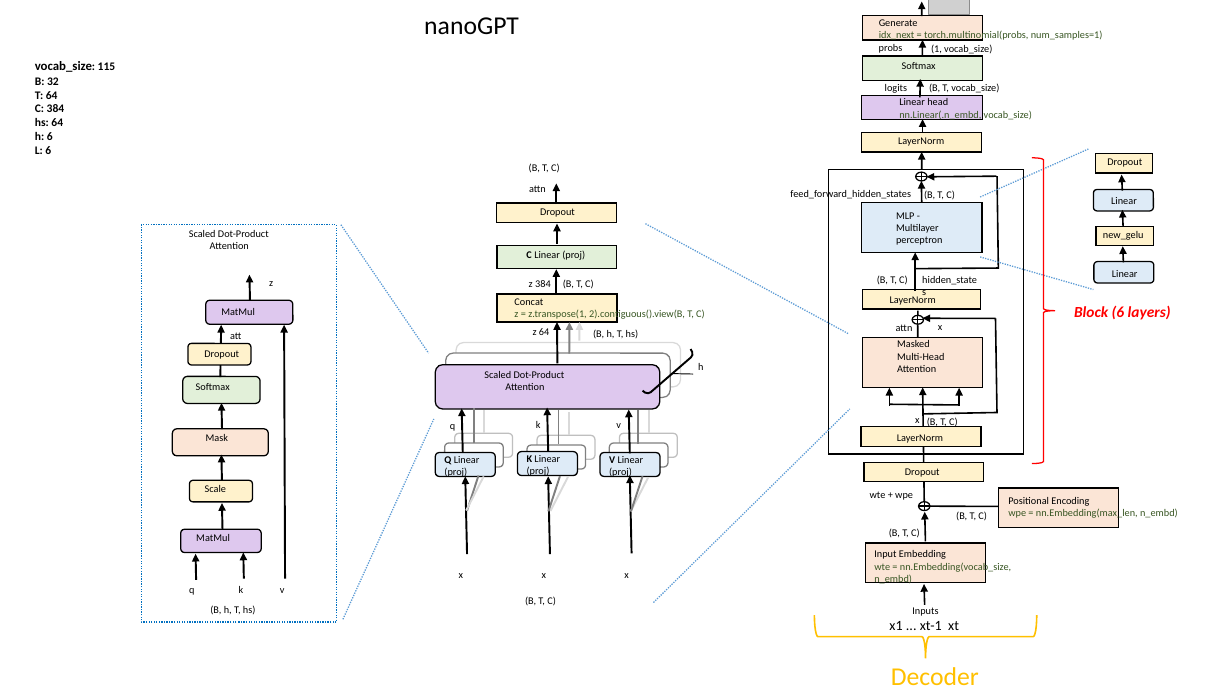
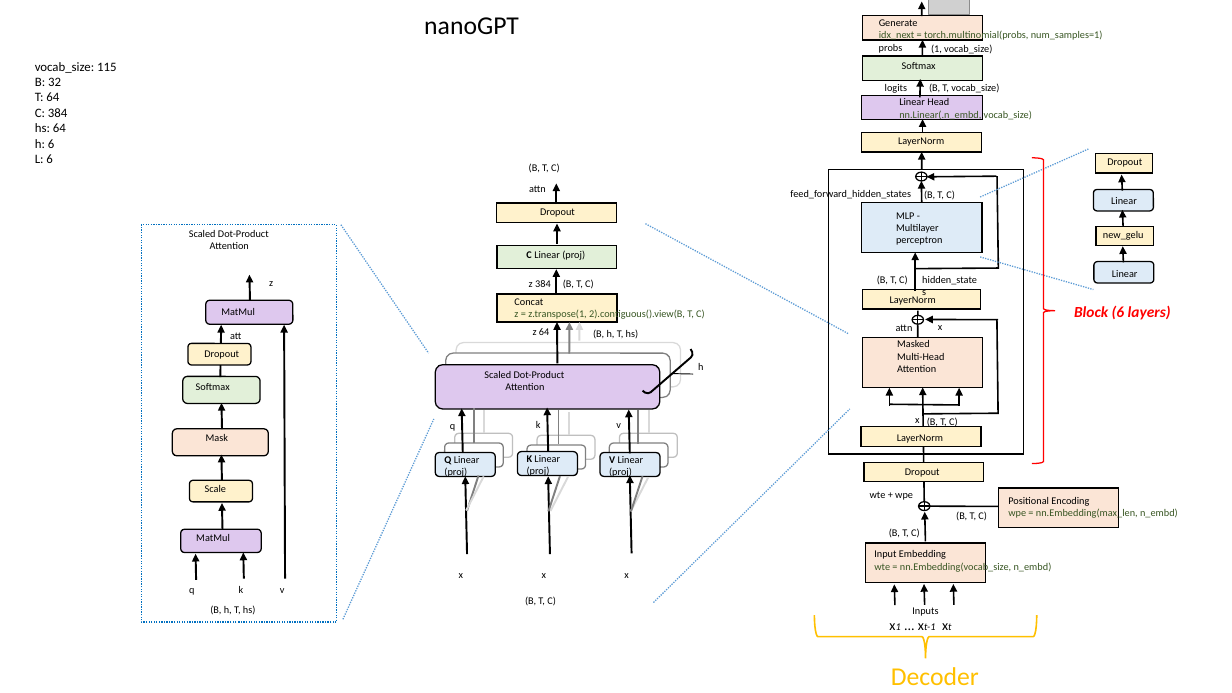
Before and after one commit to wmelo52/GPTLab, a slide deck: slide 1 of GPT_model.pptx. Drawn at 1232x693 pixels with LibreOffice and Linux fonts; fonts in the diff are those of the drawing; grey boxes stand for pictures. Boxes give left, top, right and bottom in pixels: in the first picture for what was removed or moved away, otherwise in the second. Text is boxed around its words. In the diff, an @@ line names an element or a change of style, - is before the commit and + after.

```diff
--- a/GPT_model.pptx
+++ b/GPT_model.pptx
@@ text "vocab_size: 115" at (x1=35, y1=62, x2=116, y2=163): size 9 to 10 pt in "vocab_size: 115", "B: 32", "T: 64", "C: 384" and 3 more places; bold off @@
@@ freeform shape at (x1=923, y1=320, x2=999, y2=414): outline redrawn @@
@@ text "Input Embedding" rewrapped from (x1=874, y1=550, x2=1011, y2=586) to (x1=874, y1=550, x2=1052, y2=573) @@
@@ arrow added from (896, 605) to (895, 585), #000000 1.25 pt @@
@@ arrow added from (954, 605) to (954, 584), #000000 1.25 pt @@
@@ text "x1 ... xt-1 xt" at (x1=896, y1=623, x2=901, y2=630): size 11 to 8 pt, italic on in "x1 xt-1 xt" @@
```
Also in this commit, not shown: 4 other files.
